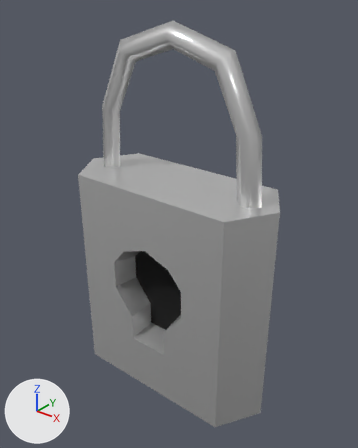
The FBX model Assets/FBX/Cena4/Cadeado.fbx: old version first, new version second.
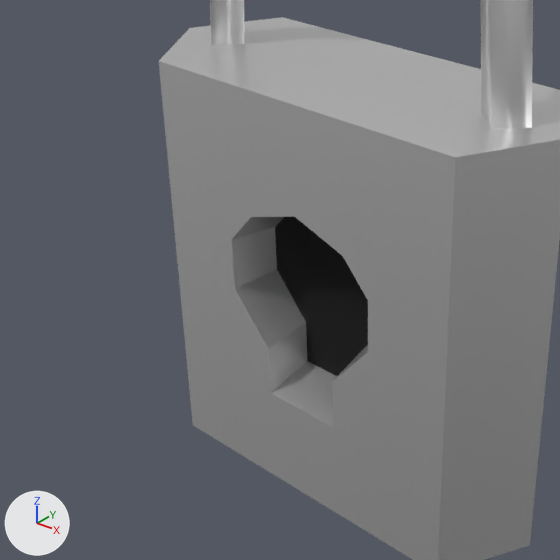
Old and new are each drawn whole from a camera (50 mm lens) standing at (0.1247, -0.1526, 0.126) and looking at (0.0019, 0.0008, 0.0308) and again close up on the part from 0% to 77% of the width and 32% to 94% of the height. The lights are fixed; the arrows at lower left show +X, +Y and +Z. Where no turn or scale is listed for an object, it has been applied to the vertices.

Names of what the first close-up shows: 'Cadeado'.
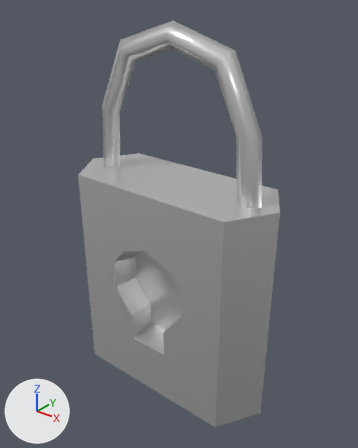
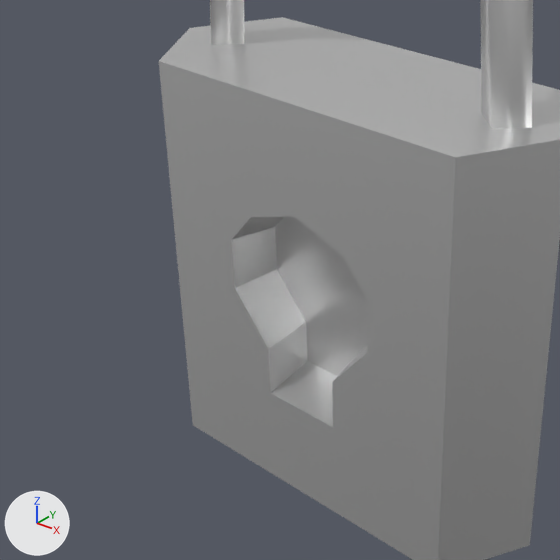
Edits to the bpy script that builds the scene:
```text
Change me_cadeado:
    where me_cadeado.from_pydata(...)  # 130 vertices, 124 faces; spans x -0.05..0.05, y -0.02..0.02, z -0.05..0.114
    used by ob_cadeado; location = (0.0, 0.0, 0.0)
    me_cadeado part 1: all 8 faces that had it switch from mat_sombracadeado (black #000000) to mat_cadeado (white #e7e7e7)
```

Pixel boxes (x1, y1, x2, y2) of what changed, in the close-ups (560 x 560 px):
part 1 of me_cadeado, recoloured (black to white)
    both: (275, 217, 368, 376)
